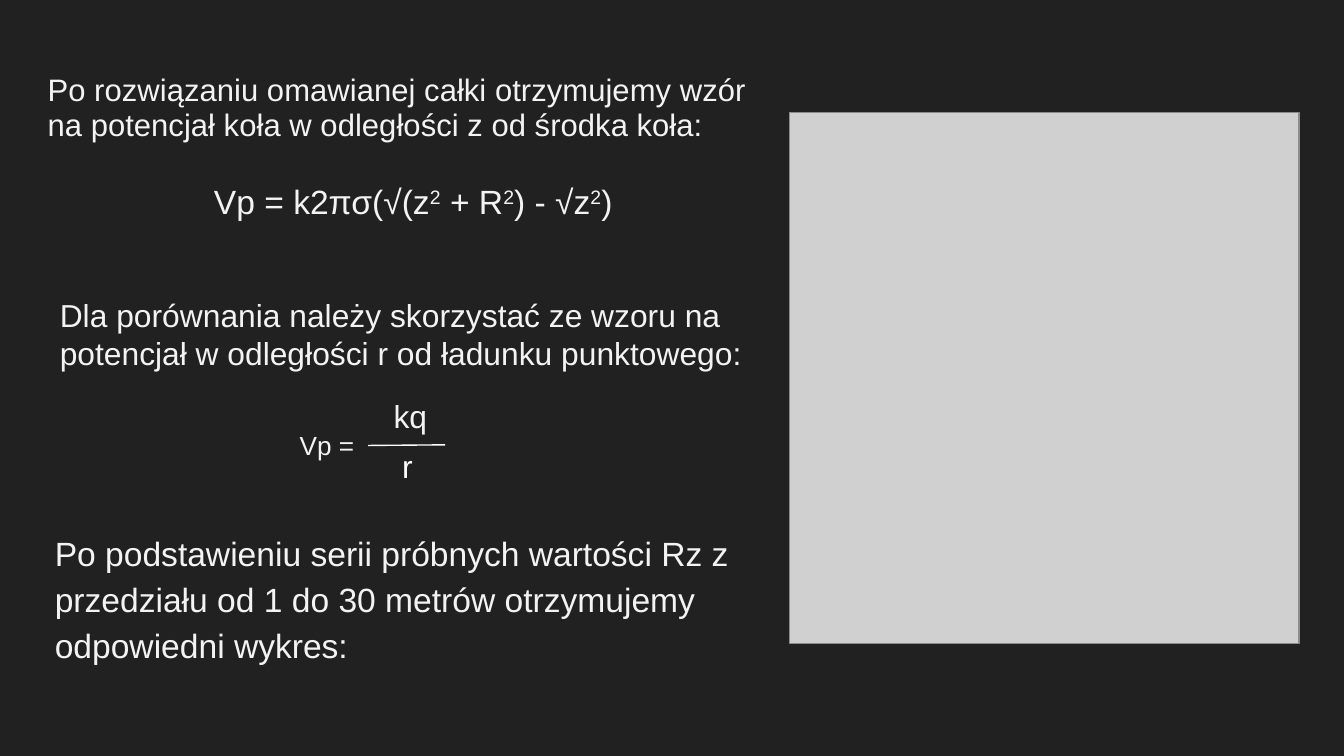
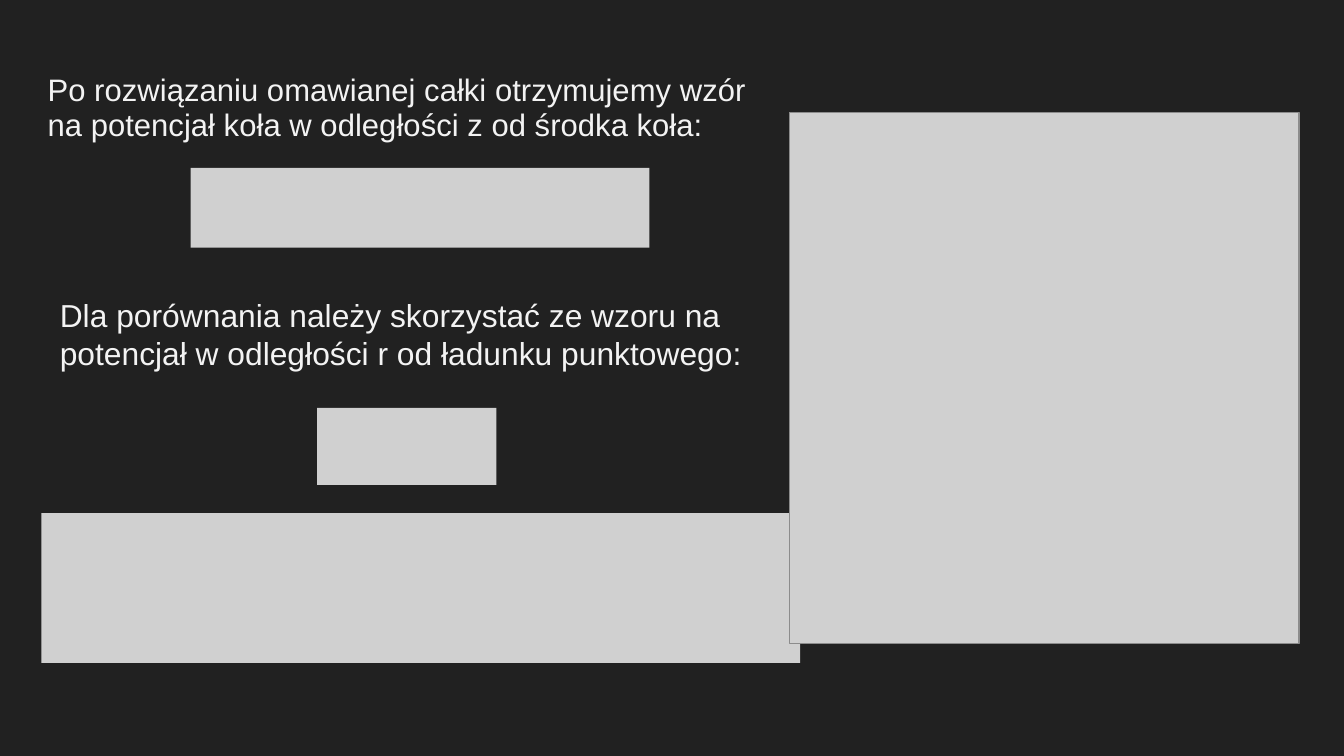
Before and after one commit to IgnacyZywalewski/ProjektMatlab, a slide deck: slide 7 of Pole elektryczne wokół naładowanego koła2.pptx. Drawn at 1344x756 pixels with LibreOffice and Linux fonts; fonts in the diff are those of the drawing; grey boxes stand for pictures. Boxes give left, top, right and bottom in pixels: in the first picture for what was removed or moved away, otherwise in the second. Text is boxed around its words. In the diff, an @@ line names an element or a change of style, - is before the commit and + after.

```diff
--- a/Pole elektryczne wokół naładowanego koła2.pptx
+++ b/Pole elektryczne wokół naładowanego koła2.pptx
@@ picture added at bbox=[191, 168, 649, 247] @@
@@ text removed at bbox=[214, 188, 429, 221] @@
-Vp = k2πσ(√(z2 + R2) - √z2)
@@ picture added at bbox=[317, 409, 496, 485] @@
@@ text removed at bbox=[394, 405, 428, 434] @@
-kq
@@ text removed at bbox=[300, 437, 332, 461] @@
-Vp =
@@ line removed from (368, 445) to (445, 445) @@
@@ text removed at bbox=[402, 461, 413, 478] @@
-r
@@ picture added at bbox=[42, 513, 801, 663] @@
@@ text removed at bbox=[55, 541, 729, 665] @@
-Po podstawieniu serii próbnych wartości Rz z przedziału od 1 do 30 metrów otrzymujemy odpowiedni wykres:
```
Also in this commit, not shown: 5 other slides changed.
